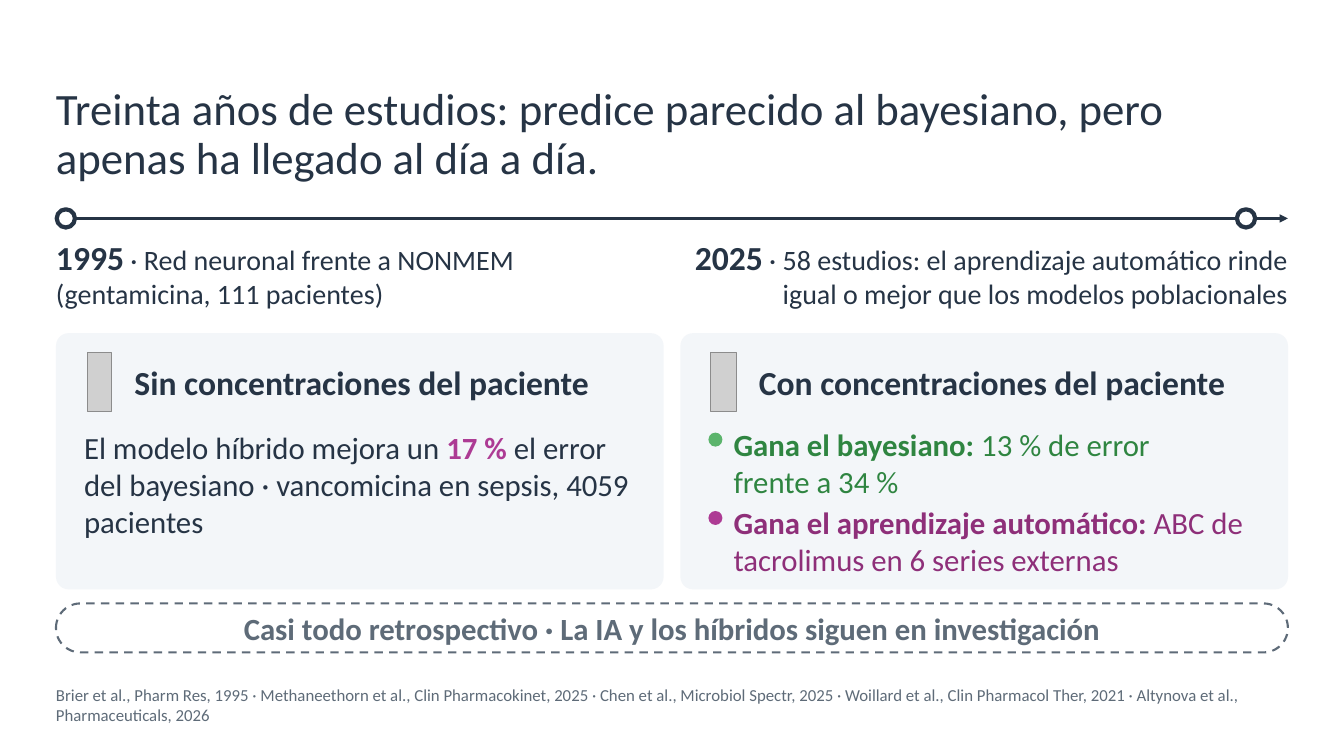
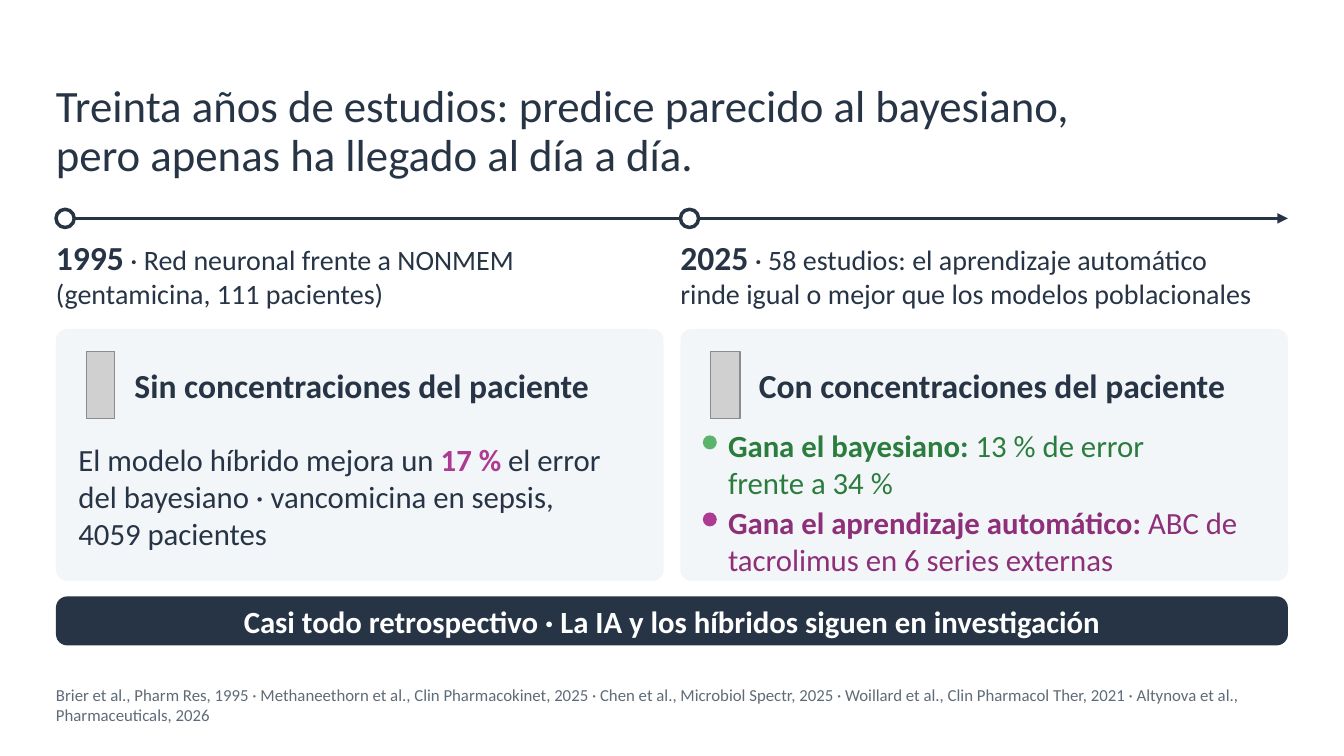
Before and after one commit to amonterodel/academic-pptx-skill, a slide deck: slide 4 of examples/sefh-71-ia-tdm/salida/ponencia-ia-tdm-montero.pptx. Drawn at 1344x756 pixels with LibreOffice and Linux fonts; fonts in the diff are those of the drawing; grey boxes stand for pictures; background and template pictures are left out. Boxes give left, top, right and bottom in pixels: in the first picture for what was removed or moved away, otherwise in the second. Text is boxed around its words. In the diff, an @@ line names an element or a change of style, - is before the commit and + after.

```diff
--- a/examples/sefh-71-ia-tdm/salida/ponencia-ia-tdm-montero.pptx
+++ b/examples/sefh-71-ia-tdm/salida/ponencia-ia-tdm-montero.pptx
@@ text "Treinta años de estudios: predice ..." at bbox=[56, 91, 1068, 179]: vertical alignment middle to top @@
@@ arrow (56, 219) - (1289, 219): stroke #263445 2 pt to #263445 2.5 pt @@
@@ text "2025 · 58 estudios: el ..." at bbox=[680, 248, 1251, 309]: alignment right to left @@
@@ ellipse: place and size @@
-ellipse at bbox=[1237, 210, 1255, 228]
+ellipse at bbox=[681, 210, 699, 228]
@@ ellipse at bbox=[681, 210, 699, 228]: outline #263445 3 pt to #263445 2.5 pt @@
@@ rounded rectangle: place and size @@
-rounded rectangle at bbox=[56, 334, 664, 590]
+rounded rectangle at bbox=[56, 329, 664, 581]
@@ rounded rectangle at bbox=[56, 329, 664, 581]: proportions changed @@
@@ rounded rectangle at bbox=[681, 329, 1289, 581]: proportions changed @@
@@ rounded rectangle: place and size @@
-rounded rectangle at bbox=[681, 334, 1289, 590]
+rounded rectangle at bbox=[681, 329, 1289, 581]
@@ picture: place and size @@
-picture at bbox=[87, 353, 112, 411]
+picture at bbox=[87, 352, 115, 419]
@@ picture: place and size @@
-picture at bbox=[711, 353, 737, 411]
+picture at bbox=[711, 352, 740, 419]
@@ text "El modelo híbrido mejora un ..." at bbox=[78, 449, 600, 550]: vertical alignment top to middle @@
@@ ellipse: place and size @@
-ellipse at bbox=[709, 433, 723, 447]
+ellipse at bbox=[703, 436, 717, 450]
@@ text "Gana el bayesiano: 13 % ..." at bbox=[728, 435, 1144, 495]: text colour #2F8541 to #2B7D3D @@
@@ text "Gana el aprendizaje automático: ABC ...": place and size @@
-text "Gana el aprendizaje automático: ABC ..." at bbox=[734, 512, 1242, 572]
+text "Gana el aprendizaje automático: ABC ..." at bbox=[728, 512, 1237, 572]
@@ ellipse: place and size @@
-ellipse at bbox=[709, 511, 723, 525]
+ellipse at bbox=[703, 512, 717, 526]
@@ rounded rectangle "Casi todo retrospectivo · La ...": place and size @@
-rounded rectangle "Casi todo retrospectivo · La ..." at bbox=[56, 604, 1289, 653]
+rounded rectangle "Casi todo retrospectivo · La ..." at bbox=[56, 597, 1289, 646]
@@ rounded rectangle "Casi todo retrospectivo · La ..." at bbox=[56, 597, 1289, 646]: text colour #5E6B78 to #FFFFFF; fill #FFFFFF to #263445; outline #5E6B78 1.5 pt dashed to none; proportions changed @@
```
Also in this commit, not shown: 8 other slides changed, 29 other files.
